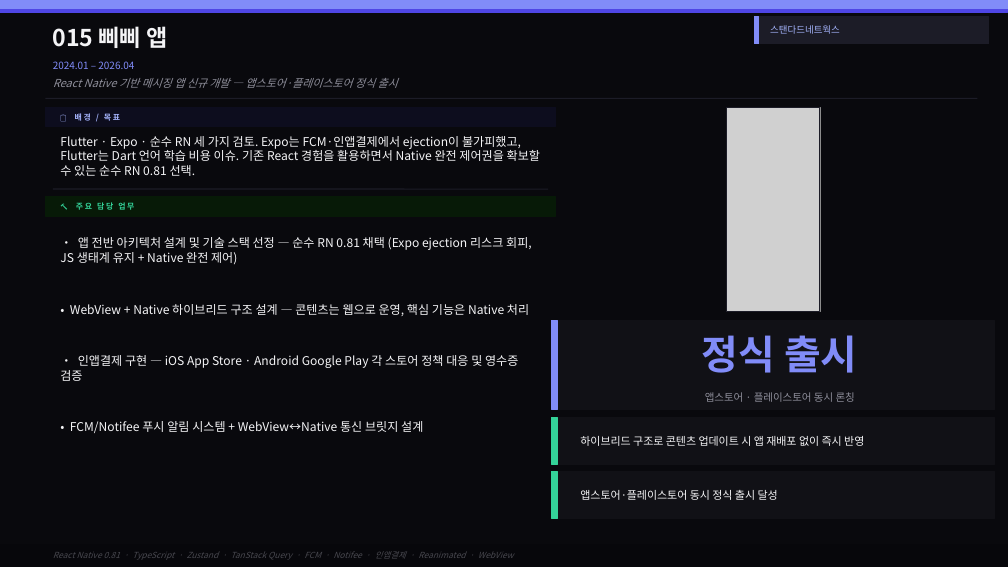
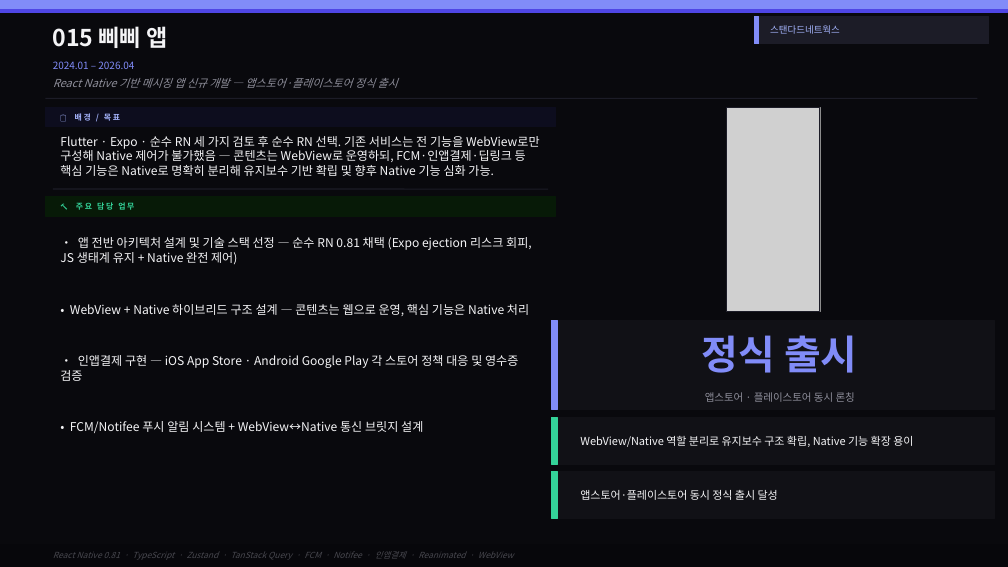
Before and after one commit to jinwonnnnnnn/jinwon-portfolio, a slide deck: slide 5 of apps/web/public/portfolio.pptx. Drawn at 1008x567 pixels with LibreOffice and Linux fonts; fonts in the diff are those of the drawing; grey boxes stand for pictures. Boxes give left, top, right and bottom in pixels: in the first picture for what was removed or moved away, otherwise in the second. Text is boxed around its words. In the diff, an @@ line names an element or a change of style, - is before the commit and + after.

```diff
--- a/apps/web/public/portfolio.pptx
+++ b/apps/web/public/portfolio.pptx
@@ text at (60,136,540,176): text changed @@
-Flutter · Expo · 순수 RN 세 가지 검토. Expo는 FCM·인앱결제에서 ejection이 불가피했고, Flutter는 Dart 언어 학습 비용 이슈. 기존 React 경험을 활용하면서 Native 완전 제어권을 확보할 수 있는 순수 RN 0.81 선택.
+Flutter · Expo · 순수 RN 세 가지 검토 후 순수 RN 선택. 기존 서비스는 전 기능을 WebView로만 구성해 Native 제어가 불가했음 — 콘텐츠는 WebView로 운영하되, FCM·인앱결제·딥링크 등 핵심 기능은 Native로 명확히 분리해 유지보수 기반 확립 및 향후 Native 기능 심화 가능.
@@ text at (580,436,913,447): text changed @@
-하이브리드 구조로 콘텐츠 업데이트 시 앱 재배포 없이 즉시 반영
+WebView/Native 역할 분리로 유지보수 구조 확립, Native 기능 확장 용이
```
Also in this commit, not shown: 2 other slides changed, 3 other files.
